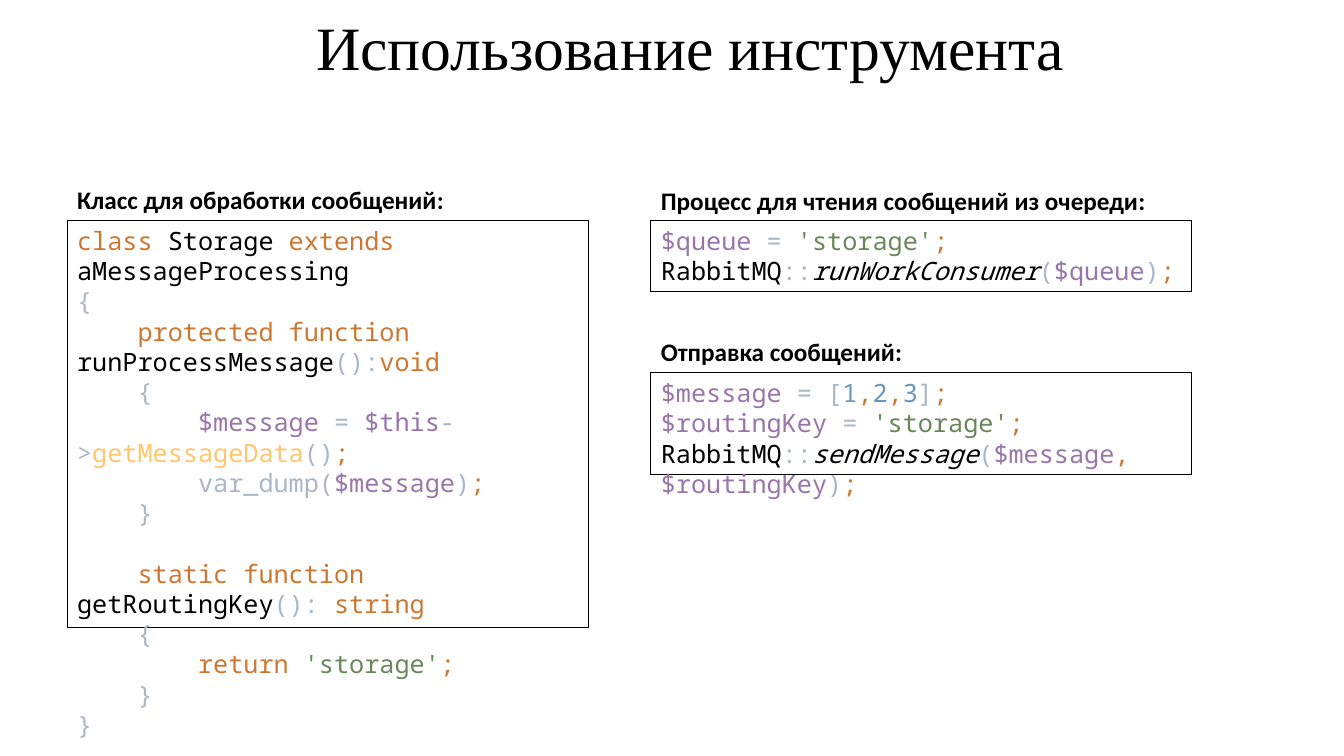
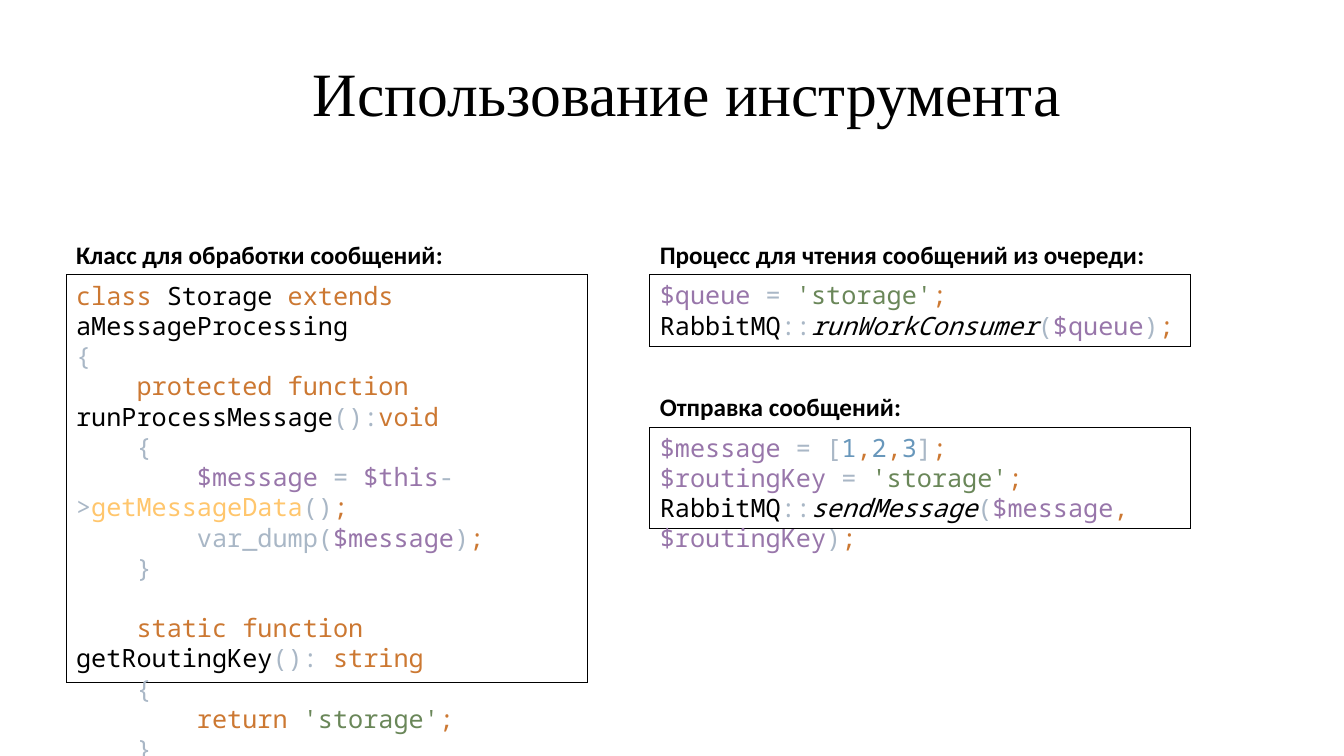
Before and after one commit to IgorTyutyunov/-, a slide deck: slide 10 of Тютюнов.pptx. Drawn at 1344x756 pixels with LibreOffice and Linux fonts; fonts in the diff are those of the drawing. Boxes give left, top, right and bottom in pixels: in the first picture for what was removed or moved away, otherwise in the second. Text is boxed around its words. In the diff, an @@ line names an element or a change of style, - is before the commit and + after.

```diff
--- a/Тютюнов.pptx
+++ b/Тютюнов.pptx
@@ title "Использование инструмента": place and size @@
-title "Использование инструмента" at bbox=[316, 29, 1064, 81]
+title "Использование инструмента" at bbox=[313, 75, 1061, 128]
@@ 3 rectangles, 3 texts: place and size @@
-3 rectangles, 3 texts at bbox=[68, 191, 1192, 628]
+3 rectangles, 3 texts at bbox=[67, 246, 1191, 683]
```
Also in this commit, not shown: 2 other slides changed.
